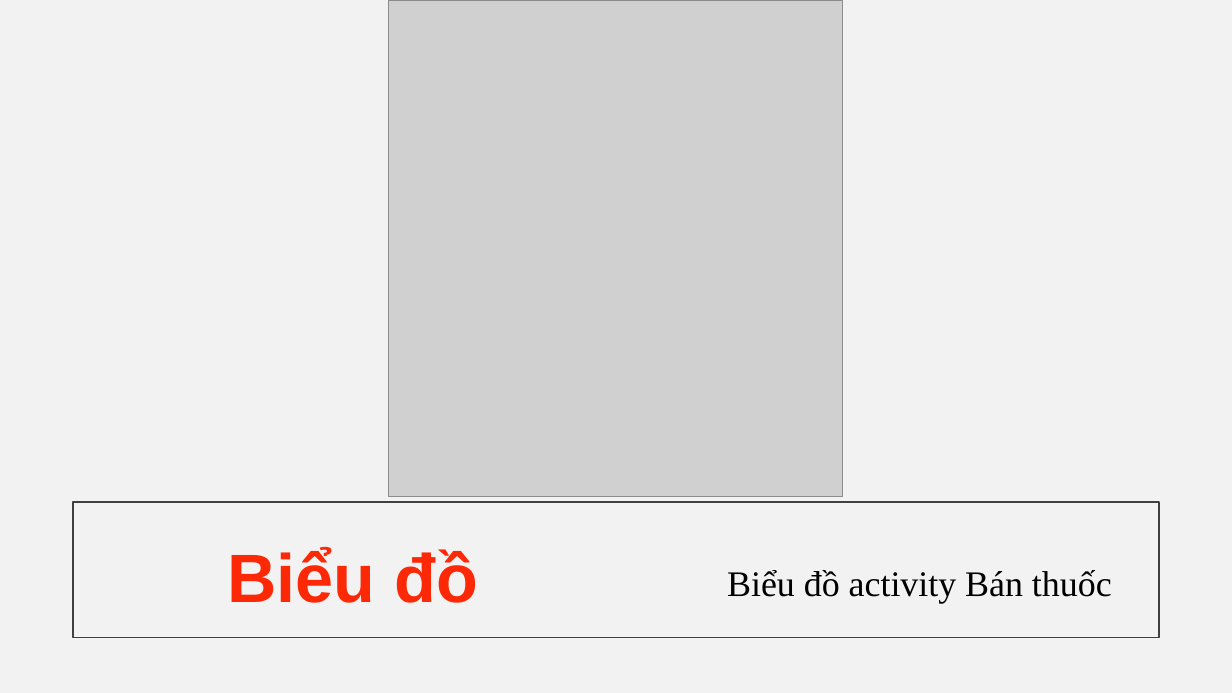
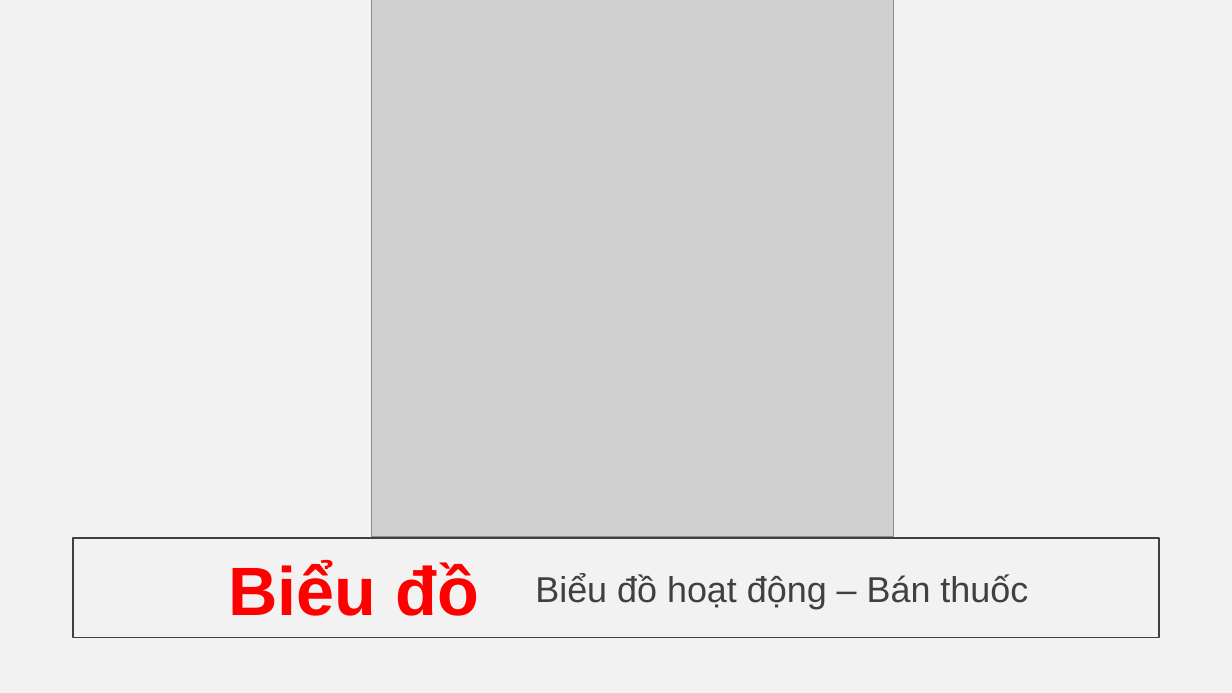
Before and after one commit to Linkadi98/Software-Requirement-Analystic, a slide deck: slide 20 of BTL.pptx. Drawn at 1232x693 pixels with LibreOffice and Linux fonts; fonts in the diff are those of the drawing; grey boxes stand for pictures; background and template pictures are left out. Boxes give left, top, right and bottom in pixels: in the first picture for what was removed or moved away, otherwise in the second. Text is boxed around its words. In the diff, an @@ line names an element or a change of style, - is before the commit and + after.

```diff
--- a/BTL.pptx
+++ b/BTL.pptx
@@ picture: place and size @@
-picture at [389, 0, 843, 496]
+picture at [372, 0, 894, 537]
@@ rectangle: place and size @@
-rectangle at [73, 502, 1160, 638]
+rectangle at [73, 538, 1160, 638]
@@ text "Biểu đồ": place and size @@
-text "Biểu đồ" at [227, 548, 478, 603]
+text "Biểu đồ" at [228, 560, 479, 616]
@@ text "Biểu đồ" at [228, 560, 479, 616]: text colour #FD2906 to #FF0000 @@
@@ text "Biểu đồ hoạt động – ..." at [535, 574, 1028, 609]: vertical alignment top to middle @@
@@ text at [535, 574, 1028, 609]: text changed; font Times New Roman to Arial; text colour #000000 to #404040 @@
-Biểu đồ activity Bán thuốc
+Biểu đồ hoạt động – Bán thuốc
```
Also in this commit, not shown: 18 other slides changed, 2 other files.
